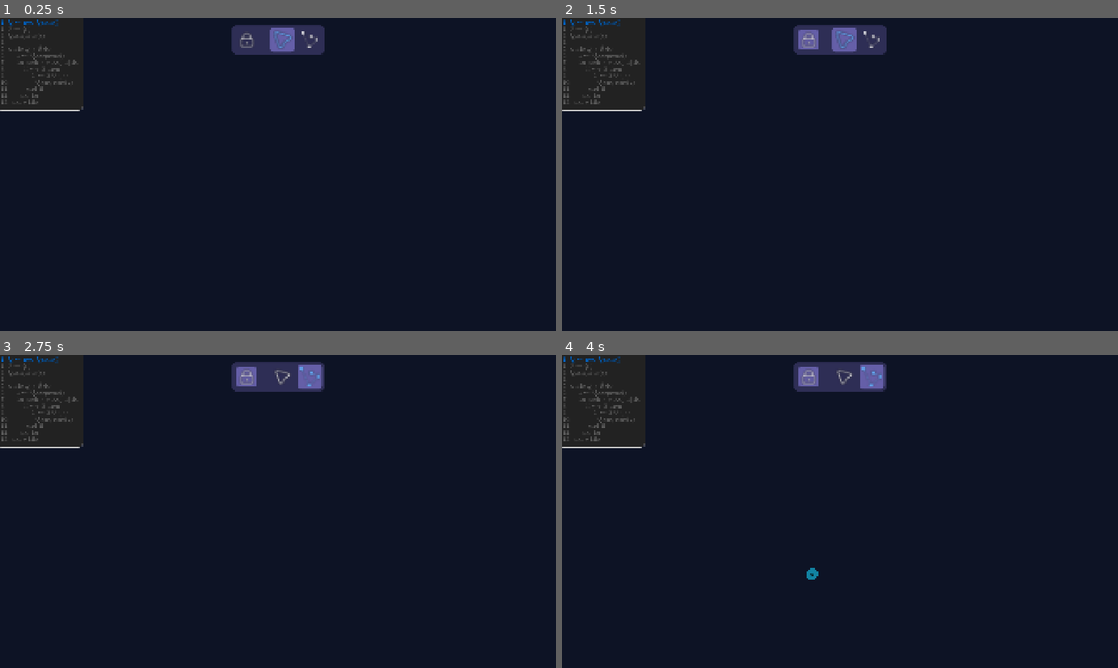
Above: before the commit, frames 1-4 (two rows, left to right).
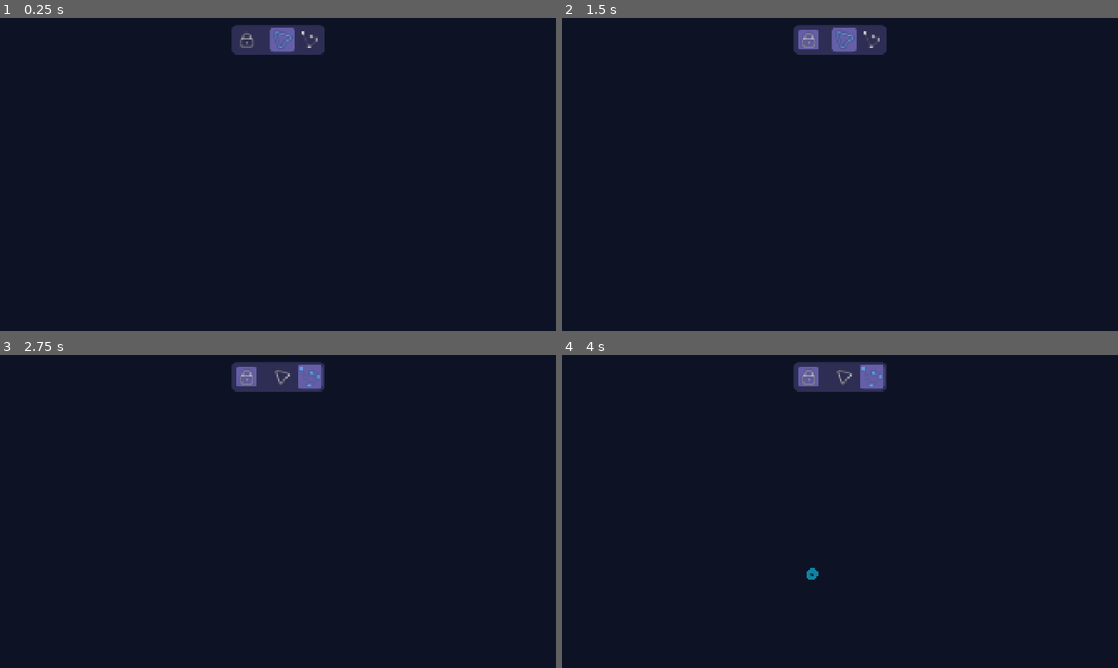
Above: after the commit, the same moments.

Repository: VerticesLTD/Graphos
Game: Godot game, scene res://Boot.tscn
Two runs of this game, one before a commit and one after it. Both use one fixed random seed, a clock stepped at 60 frames per second and the inputs below.
Inputs (mouse positions are in pixels of both pictures, inside the frame that each line leads up to):
- Up to frame 1 (0.25 s): no input
- Up to frame 2 (1.5 s): click (806, 39) at 0.5 s; click (845, 39) at 1.25 s
- Up to frame 3 (2.75 s): click (311, 376) at 2 s
- Up to frame 4 (4 s): tap Enter at 2.75 s; move the mouse to (962, 495) at 2.77 s; hold Right (ui_right) 2.78-3.5 s; tap Space at 2.85, 3.02, 3.32, 3.5 s; click (962, 495) at 2.92 s; drag from (962, 495) to (812, 574) at 3.52 s

The runs differ from the first frame. In frame 1, 0.8% of the frame differs, in the area x 0-15%, y 0-30%; in frame 2, 0.8%; in frame 3, 0.8%; in frame 4, 0.8%.
Error before the commit: Trying to assign value of type 'PanelContainer' to a variable of type 'MarginContainer'. (res://scenes/algorithm_player/algorithm_player.gd:10)

Commit message:
Pseudo code now draggable

Diff:
--- a/graph_controller/mouse_actions.gd
+++ b/graph_controller/mouse_actions.gd
@@ -125,27 +125,27 @@
 
 func _handle_right_click(event: InputEventMouseButton):
 	var graph = controller.graph
-	var popup = controller.popup_menu
+	var popup_menu = controller.popup_menu
 	var mouse_global_pos = event.global_position
 
 	## 1. Check vertex at mouse
 	var v_id = graph.get_vertex_id_at(mouse_global_pos)
 	if v_id != Globals.NOT_FOUND:
 		var v: Vertex = graph.get_vertex(v_id)
-		if v and popup:
-			popup.open_for_vertex(v, mouse_global_pos)
+		if v and popup_menu:
+			popup_menu.open_for_vertex(v, mouse_global_pos)
 		return
 
 	## 2. Check edge at mouse
 	var edge = graph.get_edge_at(mouse_global_pos)
 	if edge != null:
-		if popup:
-			popup.open_for_edge(edge, mouse_global_pos)
+		if popup_menu:
+			popup_menu.open_for_edge(edge, mouse_global_pos)
 		return
 
 	## 3. Empty space
-	if popup:
-		popup.open_for_canvas(mouse_global_pos)
+	if popup_menu:
+		popup_menu.open_for_canvas(mouse_global_pos)
 	pass
 
 func _handle_right_release(_event: InputEventMouseButton):
--- a/scenes/algorithm_player/algorithm_player.gd
+++ b/scenes/algorithm_player/algorithm_player.gd
@@ -7,7 +7,7 @@
 
 const LOG_TAG = "ALG_PLAYER"
 
-@onready var pseudo_visualizer: MarginContainer = $PseudoVisualizer
+@onready var pseudo_visualizer: PanelContainer = $PseudoVisualizer
 var pseudo_steps: Array
 
 enum ALGORITHMS {
--- a/scenes/main/main.tscn
+++ b/scenes/main/main.tscn
@@ -42,9 +42,9 @@
 [node name="MouseActions" type="Node" parent="GraphController" unique_id=2142128433]
 script = ExtResource("5_blune")
 
+[node name="PopupMenu" parent="GraphController" unique_id=486846192 instance=ExtResource("8_raeie")]
+
 [node name="AlgorithmPlayer" parent="GraphController" unique_id=539023221 instance=ExtResource("6_b1x3f")]
-
-[node name="PopupMenu" parent="GraphController" unique_id=486846192 instance=ExtResource("8_raeie")]
 
 [node name="CanvasLayer" type="CanvasLayer" parent="." unique_id=598344233]
 script = ExtResource("6_th5th")
--- a/scenes/pseudo_visualizer/pseudo_visualizer.gd
+++ b/scenes/pseudo_visualizer/pseudo_visualizer.gd
@@ -32,10 +32,27 @@
 		current_step_idx = value
 		_refresh_view()
 
-@onready var code_display: RichTextLabel = $CodeBackground/PseudoDisplay
+@onready var code_display: RichTextLabel = $PseudoDisplay
+
+var is_dragging: bool = false
+var drag_offset: Vector2 = Vector2.ZERO
 
 func _ready() -> void:
 	_refresh_view()
+
+func _gui_input(event: InputEvent) -> void:
+	if event is InputEventMouseButton:
+		var mouse_event = event as InputEventMouseButton
+
+		if mouse_event.button_index == MOUSE_BUTTON_LEFT:
+			if mouse_event.pressed:
+				is_dragging = true
+				drag_offset = get_global_mouse_position() - global_position
+			else:
+				is_dragging = false
+
+	elif event is InputEventMouseMotion and is_dragging:
+		global_position = get_global_mouse_position() - drag_offset
 
 func _refresh_view() -> void:
 	if not is_node_ready() or not data or not code_display:
@@ -48,16 +65,6 @@
 
 func _on_data_changed() -> void:
 	_refresh_view()
-
-func _unhandled_key_input(event: InputEvent) -> void:
-	# Only take input while app is running
-	if Engine.is_editor_hint():
-		return
-
-	event = event as InputEventKey
-
-	if event.is_pressed() and event.keycode == KEY_SPACE:
-		next_step()
 
 func next_step() -> void:
 	if not data or current_step_idx >= data.steps.size() -1:
--- a/scenes/pseudo_visualizer/pseudo_visualizer.tscn
+++ b/scenes/pseudo_visualizer/pseudo_visualizer.tscn
@@ -5,6 +5,8 @@
 [ext_resource type="Script" uid="uid://djj2slw3o7awh" path="res://scenes/pseudo_visualizer/pseudo_visualizer.gd" id="2_a00k7"]
 
 [node name="CodeBackground" type="PanelContainer" unique_id=870985294]
+modulate = Color(1, 1, 1, 0.8156863)
+z_index = 10
 offset_right = 268.0
 offset_bottom = 299.0
 size_flags_horizontal = 4
@@ -14,6 +16,7 @@
 
 [node name="PseudoDisplay" type="RichTextLabel" parent="." unique_id=880065330]
 layout_mode = 2
+mouse_filter = 2
 theme_override_fonts/normal_font = ExtResource("2_43rel")
 theme_override_fonts/bold_font = ExtResource("2_43rel")
 theme_override_font_sizes/normal_font_size = 22
